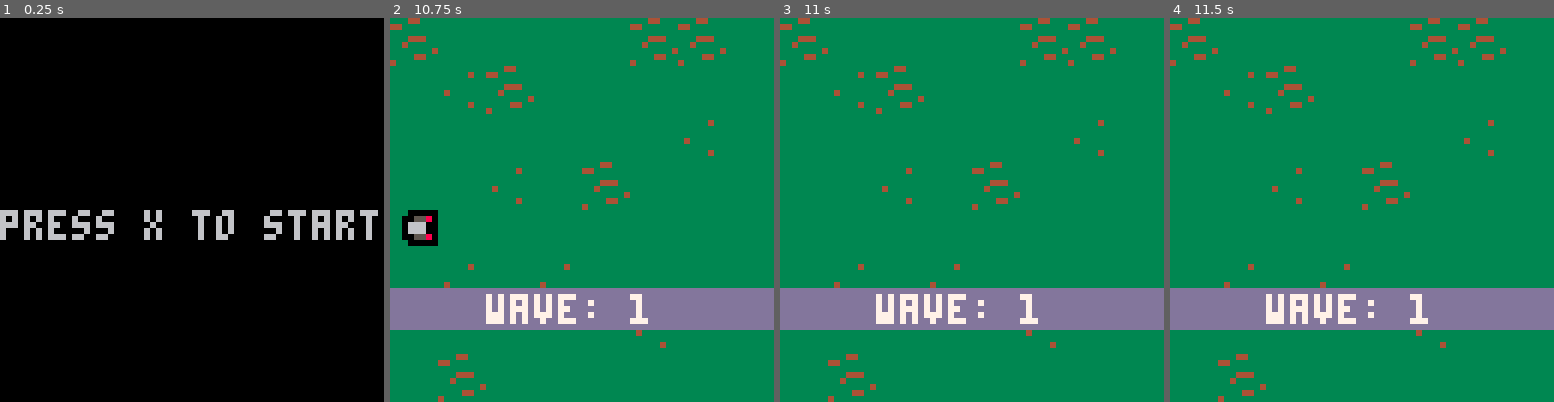
Above: before the commit, frames 1-4 (left to right).
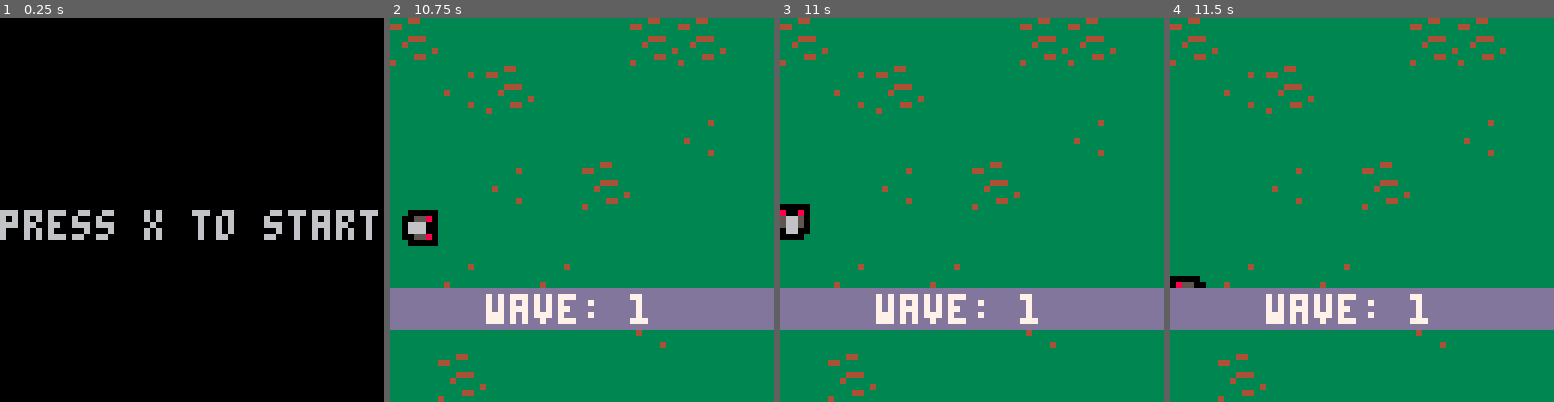
Above: after the commit, the same moments.

Repository: matheusmortatti/LOWREZJAM2020
Game: PICO-8 cartridge template.p8
The game is run twice, just before and just after one commit, with the same random seed, the same clock (stepped at 60 frames per second) and the same inputs.
Inputs:
- Up to frame 1 (0.25 s): no input
- Up to frame 2 (10.75 s): tap O (Z key) at 0.33, 0.7, 1.43, 2.22, 3.1, 3.98, 4.87, 5.75, 6.63, 7.52, 8.4, 9.28, 10.17 s; tap X (X key) at 1.07, 2.07, 2.4, 2.73, 3.07, 3.4, 3.73, 4.07, 4.4, 4.73, 5.07, 5.4, 5.73, 6.07, 6.4, 6.73, 7.07, 7.4, 7.73, 8.07, 8.4, 8.73, 9.07, 9.4, 9.73, 10.07, 10.4, 10.73 s; hold Left 1.97-2.37 s; hold Down 2.42-2.82 s; hold Right 2.87-3.53 s; hold Up 3.58-4.08 s; hold Right 4.13-4.53 s; hold Down 4.58-5.08 s; hold Left 5.13-5.8 s; hold Up 5.85-6.18 s; hold Left 6.23-6.63 s; hold Down 6.68-7.08 s; hold Right 7.13-7.8 s; hold Up 7.85-8.35 s; hold Right 8.4-8.8 s; hold Down 8.85-9.35 s; hold Left 9.4-10.07 s; hold Up 10.12-10.45 s; hold Left from 10.5 s (still down)
- Up to frame 3 (11 s): release Left at 10.9 s; hold Down from 10.95 s (still down)
- Up to frame 4 (11.5 s): tap O (Z key) at 11.05 s; tap X (X key) at 11.07, 11.4 s; release Down at 11.35 s; hold Right from 11.4 s (still down)

Frames 1-2 are identical in both runs. In frame 3, 0.7% of the frame differs, in the area x 0-8%, y 48-58%; in frame 4, 0.3%.

Commit message:
Clamp player in screen

Diff:
--- a/template.p8
+++ b/template.p8
@@ -1209,7 +1208,8 @@
 
 -- This update function will always get called
 function player:update()
-
+  self.pos.x=clamp(0,screen_size-self.size*6,self.pos.x)
+  self.pos.y=clamp(0,screen_size-self.size*6,self.pos.y)
 end
 
 function player:begin()
